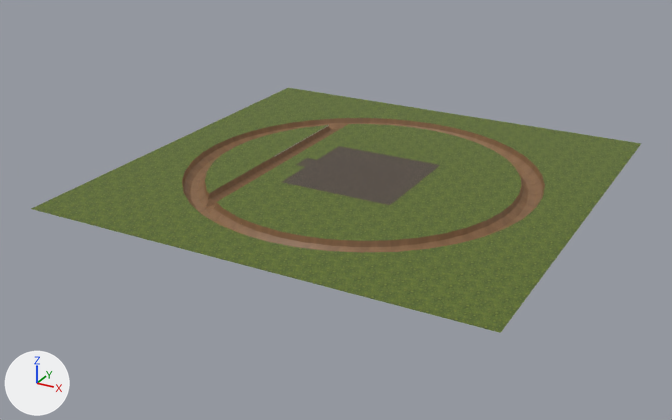
The FBX model Models/Castle/Castle_ground_plane.fbx, before and after one commit.
Rendered twice from a camera (50 mm lens) standing at (20.9, -40.9, 18.0) and looking at (-0.9, -1.3, -1.8). Arrows for +X, +Y and +Z are at lower left; the lights stay in place. Where no turn or scale is listed for an object, it has been applied to the vertices.

Objects in the first picture: 'Ground_grass', 'Ground_moat', 'Ground_stone'.
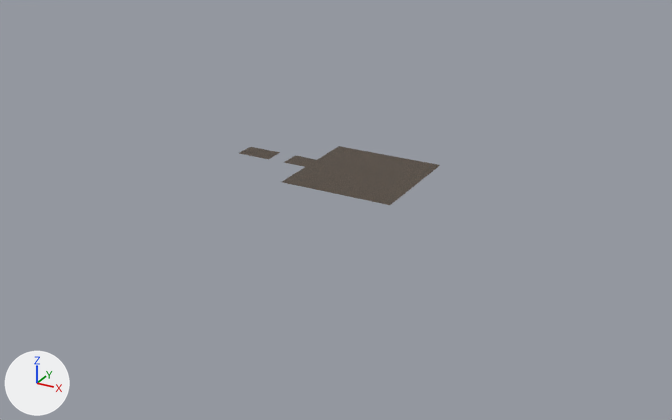
Boxes [x1, y1, x2, y2] around the edits, measured in the pictures (672 x 420 px):
'Ground_grass', deleted (green): before [31, 88, 641, 333]
    faces in mat_grass_shd: [31, 88, 641, 333]
'Ground_moat', deleted (brown): before [182, 118, 545, 253]

Edits to the bpy script that builds the scene:
```text
Remove ob_ground_moat:
    ob_ground_moat = bpy.data.objects.new('Ground_moat', me_mesh)
    ob_ground_moat.location = (0.0, 0.0, 0.0)
Remove ob_ground_grass:
    ob_ground_grass = bpy.data.objects.new('Ground_grass', me_mesh_001)
    ob_ground_grass.location = (0.0, 0.0, 0.0)
```
